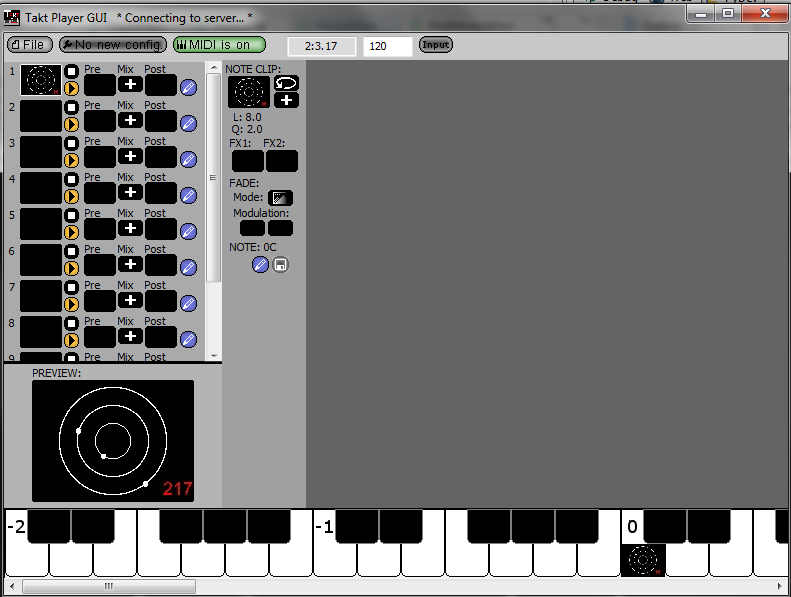
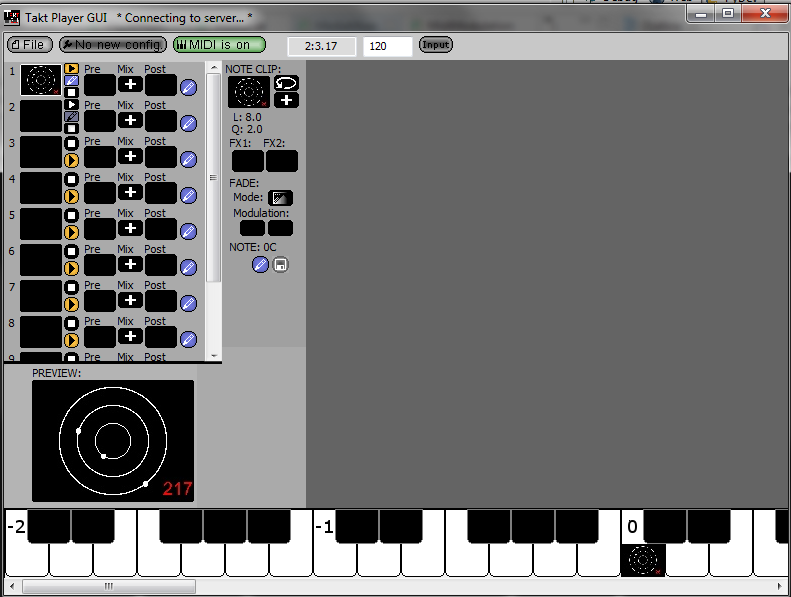
Layer changes from the first 791px x 597px image to the second:
painted on "Bakgrunn" over left=64, top=63, right=306, bottom=508
